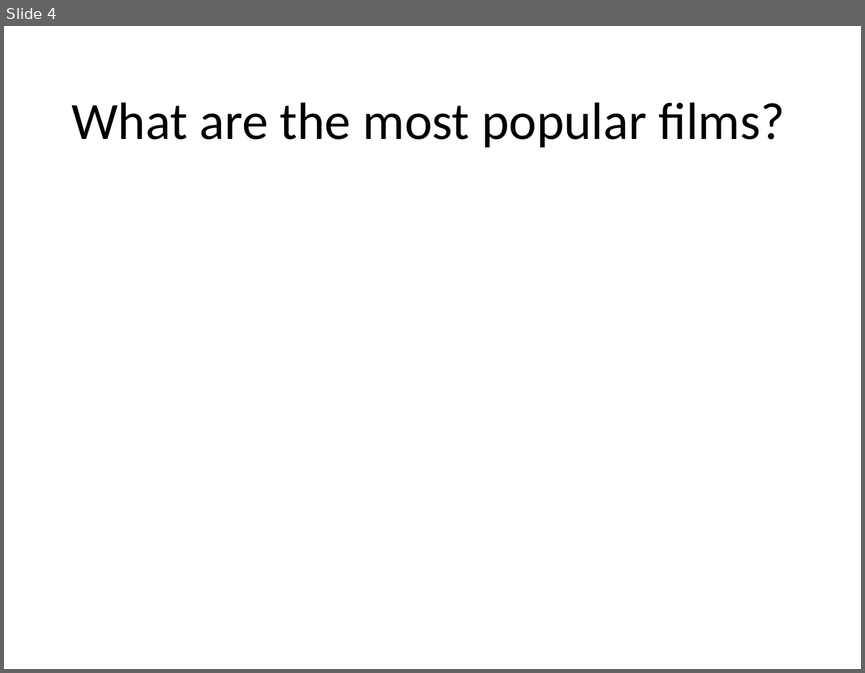
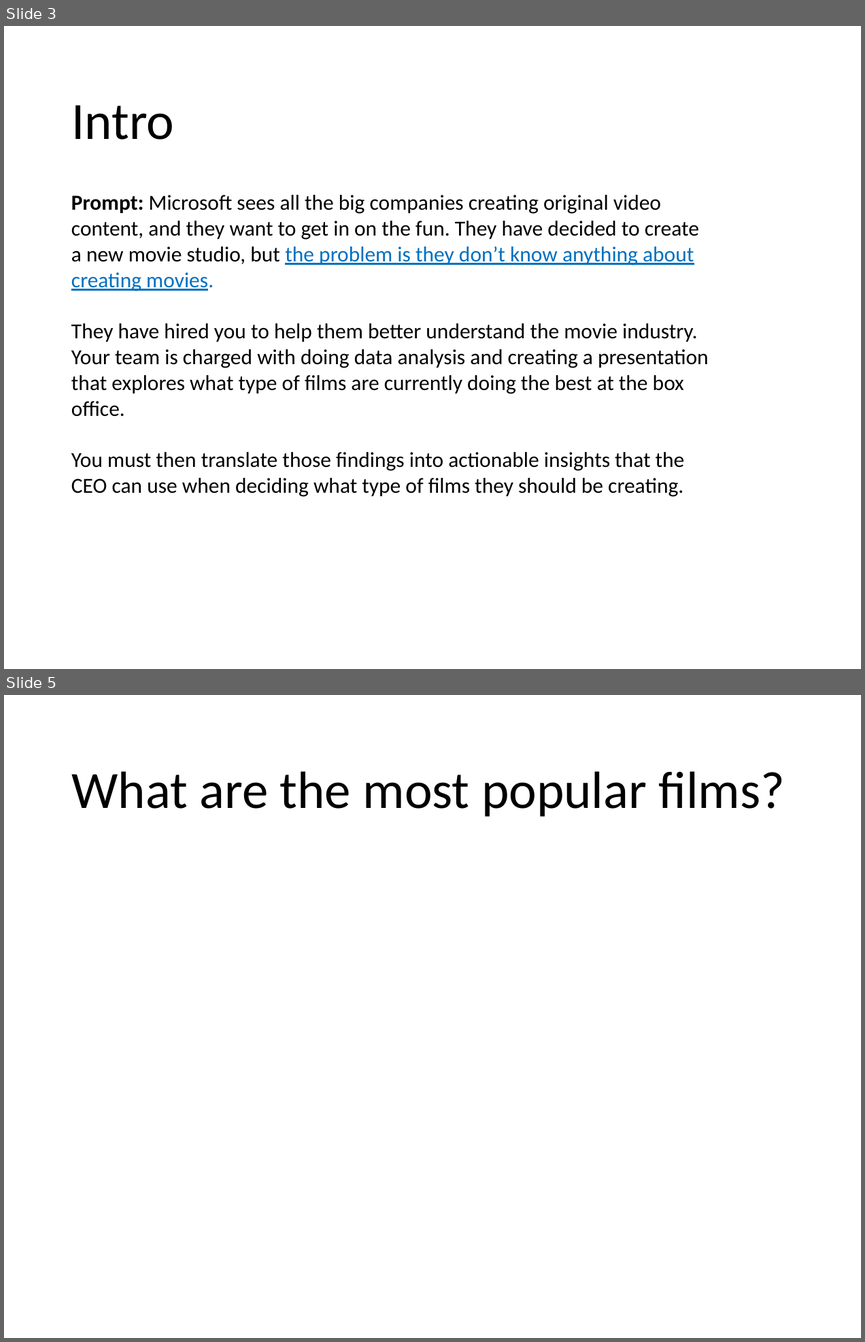
Before and after one commit to kagada01/dsc-mod-1-project-v2-1-online-ds-sp-000, a slide deck: Presentation.pptx. Shown one above the other, each under a label of ours: slide 4 before the commit, slides 3 and 5 after it; the slides between them are not shown. The pictures are 865x673 and 865x1342 pixels, drawn with LibreOffice and Linux fonts; fonts in the diff are those of the drawing. Boxes give left, top, right and bottom in pixels: in the first picture for what was removed or moved away, otherwise in the second. Text is boxed around its words. In the diff, an @@ line names an element or a change of style, - is before the commit and + after.

Commit message:
finished notebook, PPT Conclusion & Recommendation. Have 3 chart slides left

```diff
--- a/Presentation.pptx
+++ b/Presentation.pptx
@@ slide 3 added at [4,26,861,669], background #FFFFFF @@
@@ title added at [71,105,174,140], 44 pt, text #000000 @@
+Intro
@@ text added at [71,195,708,497], 18 pt, text #000000 @@
+Prompt: Microsoft sees all the big companies creating original video content, and they want to get in on the fun. They have decided to create a new movie studio, but the problem is they don’t know anything about creating movies.
+They have hired you to help them better understand the movie industry. Your team is charged with doing data analysis and creating a presentation that explores what type of films are currently doing the best at the box office.
+You must then translate those findings into actionable insights that the CEO can use when deciding what type of films they should be creating.
@@ what was slide 4 is now slide 5 @@
```
Also in this commit, not shown: 2 slides changed, 3 other slides added, 2 slides removed, 2 other files.
